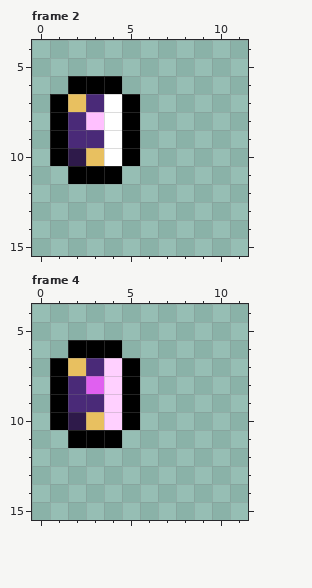
Pixel-art file -- resources/gfx/gear/off_hand/archmage/ArchmageCodex-Down.aseprite. Above is the file before it was changed.
16x16 pixels, 4 frames. Shown: frame 2: x 0..11, y 4..15; frame 4: x 0..11, y 4..15.
New version:
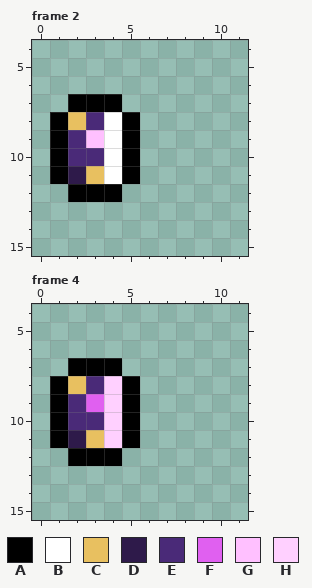
Palette (. is transparent): A #000000  B #ffffff  C #e8c060  D #2e1a4a  E #4a2a78  F #e060f0  G #ffc0ff  H #ffd0ff
From old to new:
Changed rows in their new state; - is an unchanged pixel.
Frame 2, layer "Off Hand":
first column x 1:
 6 -...-
 7 .AAA.
 8 -CE--
 9 --G--
10 -EE--
11 ADCBA
12 -AAA-
Frame 4, layer "Off Hand":
first column x 1:
 6 -...-
 7 .AAA.
 8 -CE--
 9 --F--
10 -EE--
11 ADCHA
12 -AAA-
